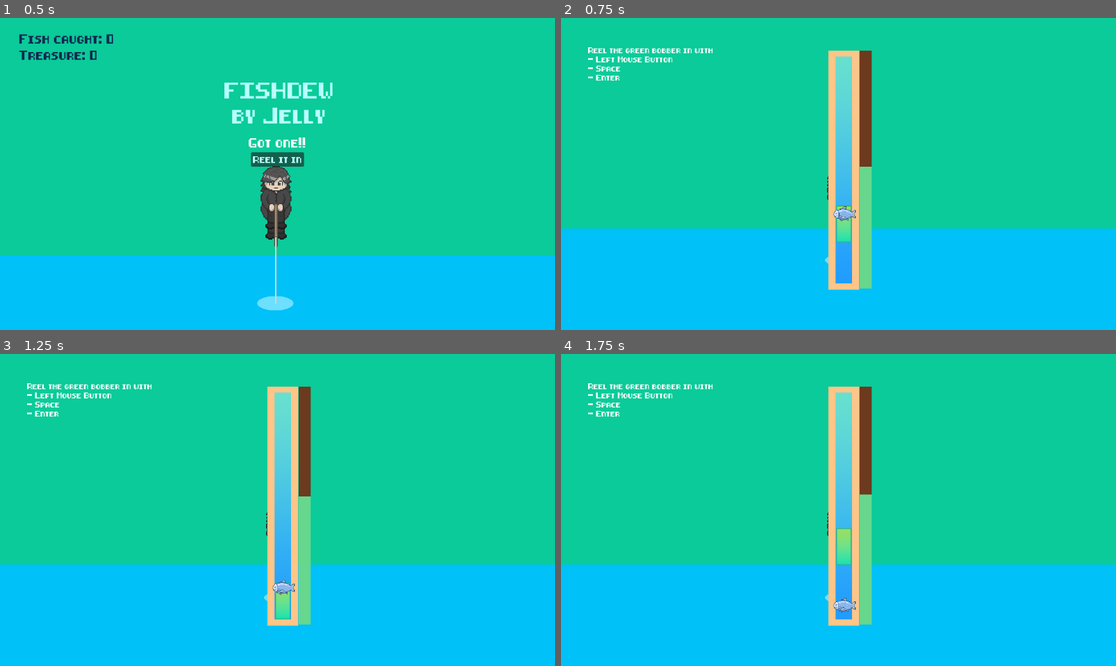
Above: before the commit, frames 1-4 (two rows, left to right).
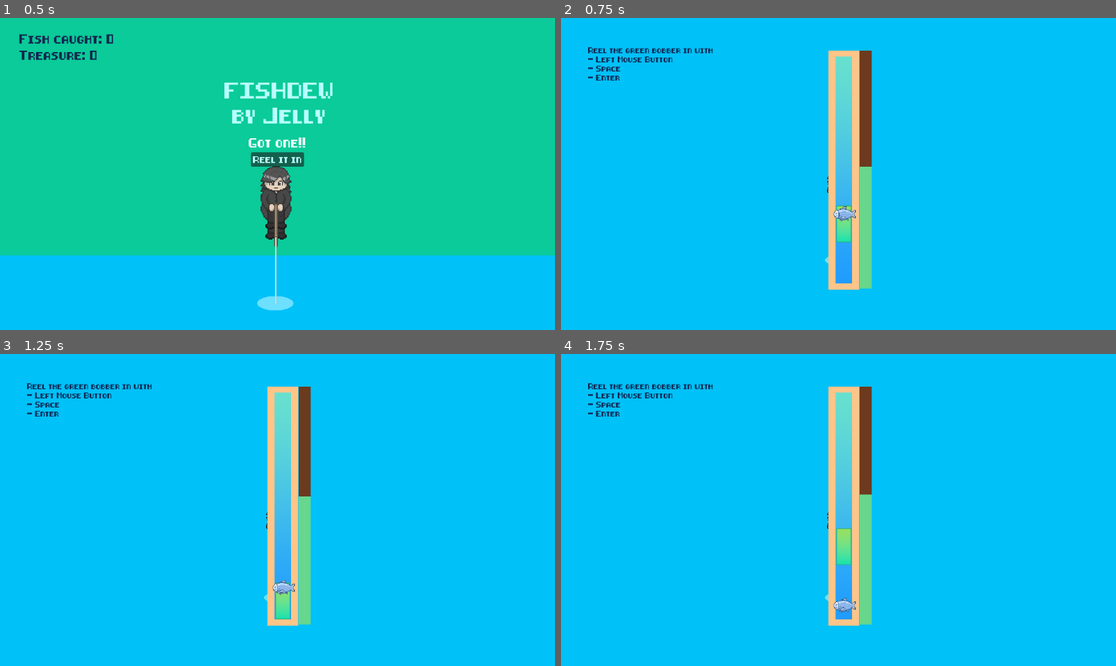
Above: after the commit, the same moments.

Repository: Anjellyrika/fishdew
Game: Godot game, scene res://src/main_scene.tscn
The game is run twice, just before and just after one commit, with the same random seed, the same clock (stepped at 60 frames per second) and the same inputs.
Inputs (mouse positions are in pixels of both pictures, inside the frame that each line leads up to):
- Up to frame 1 (0.5 s): no input
- Up to frame 2 (0.75 s): click "Reel it in" at 0.5 s
- Up to frame 3 (1.25 s): no input
- Up to frame 4 (1.75 s): tap Enter at 1.25, 1.35 s; move the mouse to (960, 494) at 1.27 s; hold Space (up) from 1.28 s (still down); click (960, 494) at 1.42 s

Frame 1 is identical in both runs. In frame 2, 63% of the frame differs, in the area x 0-100%, y 0-68%; in frame 3, 63%; in frame 4, 63%.

Commit message:
refactor: add level background

Diff:
--- a/src/fishing_lvl/fishing_lvl.tscn
+++ b/src/fishing_lvl/fishing_lvl.tscn
@@ -82,6 +82,7 @@
 offset_bottom = 157.0
 grow_horizontal = 2
 grow_vertical = 2
+theme_override_colors/default_color = Color(0.0666667, 0.145098, 0.309804, 1)
 theme_override_fonts/normal_font = ExtResource("1_uo0hm")
 theme_override_font_sizes/normal_font_size = 10
 text = "Reel the green bobber in with
--- a/src/main_scene.gd
+++ b/src/main_scene.gd
@@ -1,8 +1,9 @@
 extends Control
 
+#@onready var actors: Node2D = $ActorLayer/Player
 @onready var hud: Control = $HUDLayer/HUD
 @onready var collection: VFlowContainer = $HUDLayer/HUD/Collection
-@onready var main_buttons: VBoxContainer = $HUDLayer/HUD/MainBtns
+@onready var level_bg: ColorRect = $LevelBG
 @onready var camera: Camera2D = $Camera2D
 
 var level_instance: Node2D
@@ -27,10 +28,7 @@
 		add_child(level_instance)
 
 
-func _process(delta):
-	pass
-
-
 func _on_start_btn_pressed():
 	load_fish_level()
 	hud.visible = false
+	level_bg.visible = true
